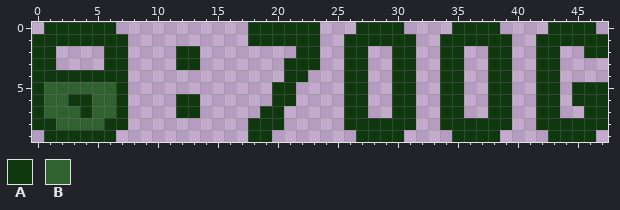
One commit to this pixel-art file: scenes/ui/play_ui/gate_4.aseprite. Above: the version before the commit.
48x10 pixels, 1 frame.
Palette (. is transparent): A #0f380f  B #306230
Pixels before, first column x 0:
 0 .AAAAAA...........AAAAAA...AAAA....AAAA....AAAA.
 1 AAAAAAAA..........AAAAAA..AAAAAA..AAAAAA..AAAAAA
 2 AA....AA....AA........AA..AA..AA..AA..AA..AA..AA
 3 AA....AA....AA.......AAA..AA..AA..AA..AA..AA....
 4 AAAAAAAA.............AA...AA..AA..AA..AA..AA....
 5 ABBBBBBA............AA....AA..AA..AA..AA..AA.AAA
 6 ABBAABBA....AA......AA....AA..AA..AA..AA..AA.AAA
 7 ABBBABBA....AA.....AA.....AA..AA..AA..AA..AA..AA
 8 AABBBBAA..........AAA.....AAAAAA..AAAAAA..AAAAAA
 9 .AAAAAA...........AA.......AAAA....AAAA....AAAA.
The result:
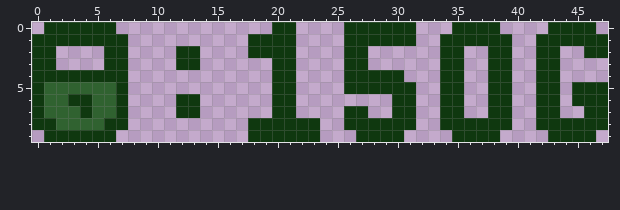
The exact change:
Changed rows in their new state; - is an unchanged pixel.
first column x 18:
 0 ..--..--A----A
 1 ----..--------
 2 AAAA..------..
 3 --A-..------..
 4 --A-.-----AA-.
 5 ----------AA--
 6 --------..----
 7 -.-A----------
 8 ---AAA--------
 9 --AAAA--------
Boxes around the changes in both pictures, in picture pixels (x1, y1, x2, y2):
changed: (248, 22, 416, 142)
